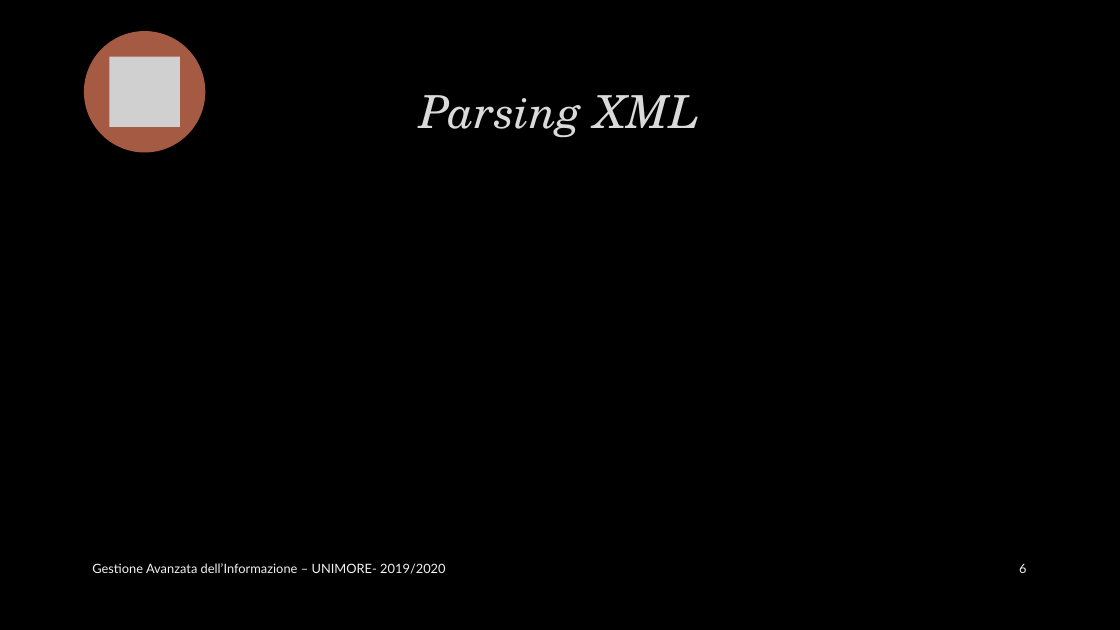
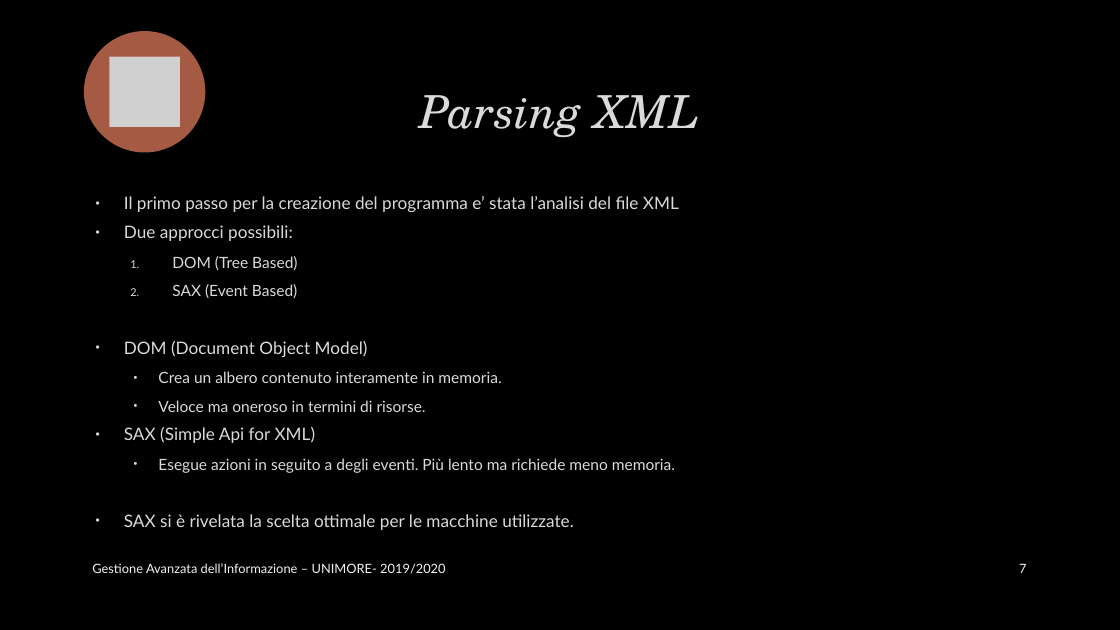
Before and after one commit to marcopiccinni/Search-Engine-for-DBLP, a slide deck: slide 7 of Doc-it.pptx (slide 6 before the commit). Drawn at 1120x630 pixels with LibreOffice and Linux fonts; fonts in the diff are those of the drawing; grey boxes stand for pictures; background and template pictures are left out. Boxes give left, top, right and bottom in pixels: in the first picture for what was removed or moved away, otherwise in the second. Text is boxed around its words. In the diff, an @@ line names an element or a change of style, - is before the commit and + after.

```diff
--- a/Doc-it.pptx
+++ b/Doc-it.pptx
@@ text added at bbox=[124, 196, 679, 530], 14.7 pt, text #DADADA @@
+• Il primo passo per la creazione del programma e’ stata l’analisi del file XML
+• Due approcci possibili:
+  1. DOM (Tree Based)
+  2. SAX (Event Based)
+• DOM (Document Object Model)
+  • Crea un albero contenuto interamente in memoria.
+  • Veloce ma oneroso in termini di risorse.
+• SAX (Simple Api for XML)
+  • Esegue azioni in seguito a degli eventi. Più lento ma richiede meno memoria.
+• SAX si è rivelata la scelta ottimale per le macchine utilizzate.
@@ page number at bbox=[1019, 563, 1026, 573]: text changed @@
-6
+7
```
Also in this commit, not shown: 9 other slides changed, 7 slides added.
